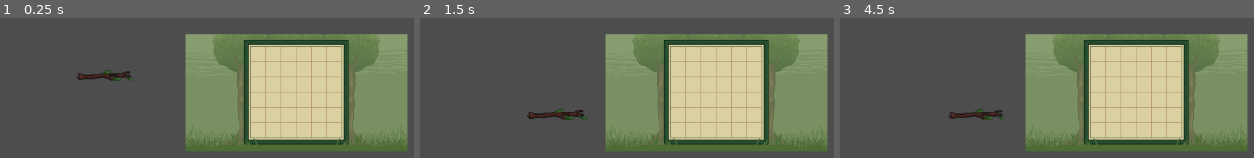
Above: before the commit, frames 1-3 (left to right).
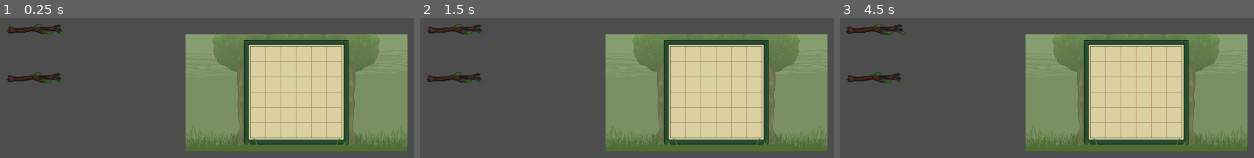
Above: after the commit, the same moments.

Repository: AlexReidNZ/Into-The-Pixie-Kingdom
Game: Godot game, scene res://Scenes/Puzzle/puzzle.tscn
Same seed, same stepped clock (60 frames per second), same inputs: the game is played once before the commit and once after it.
Inputs (mouse positions are in pixels of both pictures, inside the frame that each line leads up to):
- Up to frame 1 (0.25 s): no input
- Up to frame 2 (1.5 s): tap Enter at 0.5 s; move the mouse to (523, 75) at 0.52 s; press the mouse at (523, 75) at 0.53 s; tap Space at 1.25 s; move the mouse to (556, 114) at 1.27 s; release the mouse at (556, 114) at 1.28 s; click (556, 114) at 1.35 s
- Up to frame 3 (4.5 s): tap Enter at 2, 3.5 s; move the mouse to (outside the picture) at 2.02 s; press the mouse at (outside the picture) at 2.03 s; tap Space at 2.75, 4.25 s; move the mouse to (outside the picture) at 2.77 s; release the mouse at (outside the picture) at 2.78 s; click (outside the picture) at 2.85 s; move the mouse to (outside the picture) at 3.52 s; press the mouse at (outside the picture) at 3.53 s; move the mouse to (897, 25) at 4.27 s; release the mouse at (897, 25) at 4.28 s; click (897, 25) at 4.35 s

The runs differ from the first frame. In frame 1, 1.7% of the frame differs, in the area x 1-33%, y 4-47%; in frame 2, 1.8%; in frame 3, 1.8%, in the area x 1-40%, y 4-73%.

Commit message:
feat: add logic for checking valid position and snapping puzzle piece

Diff:
--- a/Scenes/Puzzle/puzzle.tscn
+++ b/Scenes/Puzzle/puzzle.tscn
@@ -1,10 +1,12 @@
-[gd_scene load_steps=7 format=3 uid="uid://bhs05ayfbjvxk"]
+[gd_scene load_steps=8 format=3 uid="uid://bhs05ayfbjvxk"]
 
 [ext_resource type="Script" path="res://Scripts/puzzle/puzzleManager.gd" id="1_5hm6r"]
 [ext_resource type="Texture2D" uid="uid://b3wxwjhe2nv4k" path="res://Sprites/Puzzle/ivypath frame02.png" id="1_ldf3w"]
 [ext_resource type="Script" path="res://Scripts/puzzle/PuzzleBlock.gd" id="4_e45fn"]
 [ext_resource type="Texture2D" uid="uid://ofny1pcydivk" path="res://Sprites/Puzzle/tiles/Twig2.png" id="5_jidqo"]
 [ext_resource type="PackedScene" uid="uid://dpbk473o0mgwi" path="res://Scenes/Puzzle/PuzzleSlot.tscn" id="5_q23f7"]
+
+[sub_resource type="CircleShape2D" id="CircleShape2D_5k6i8"]
 
 [sub_resource type="RectangleShape2D" id="RectangleShape2D_ja1nt"]
 
@@ -147,20 +149,122 @@
 texture = ExtResource("1_ldf3w")
 
 [node name="PuzzlePieceStraight" type="Node2D" parent="."]
-position = Vector2(300, 300)
+position = Vector2(200, 233)
 script = ExtResource("4_e45fn")
+
+[node name="GridColliders" type="Node2D" parent="PuzzlePieceStraight"]
+
+[node name="Collider1" type="Area2D" parent="PuzzlePieceStraight/GridColliders"]
+position = Vector2(-30, 0)
+collision_layer = 64
+collision_mask = 128
+
+[node name="CollisionShape2D" type="CollisionShape2D" parent="PuzzlePieceStraight/GridColliders/Collider1"]
+scale = Vector2(0.1, 0.1)
+shape = SubResource("CircleShape2D_5k6i8")
+debug_color = Color(0.981629, 0, 0.369384, 0.42)
+
+[node name="Collider2" type="Area2D" parent="PuzzlePieceStraight/GridColliders"]
+position = Vector2(-10, 0)
+collision_layer = 64
+collision_mask = 128
+
+[node name="CollisionShape2D" type="CollisionShape2D" parent="PuzzlePieceStraight/GridColliders/Collider2"]
+scale = Vector2(0.1, 0.1)
+shape = SubResource("CircleShape2D_5k6i8")
+debug_color = Color(0.981629, 0, 0.369384, 0.42)
+
+[node name="Collider3" type="Area2D" parent="PuzzlePieceStraight/GridColliders"]
+position = Vector2(10, 0)
+collision_layer = 64
+collision_mask = 128
+
+[node name="CollisionShape2D" type="CollisionShape2D" parent="PuzzlePieceStraight/GridColliders/Collider3"]
+scale = Vector2(0.1, 0.1)
+shape = SubResource("CircleShape2D_5k6i8")
+debug_color = Color(0.981629, 0, 0.369384, 0.42)
+
+[node name="Collider4" type="Area2D" parent="PuzzlePieceStraight/GridColliders"]
+position = Vector2(30, 0)
+collision_layer = 64
+collision_mask = 128
+
+[node name="CollisionShape2D" type="CollisionShape2D" parent="PuzzlePieceStraight/GridColliders/Collider4"]
+scale = Vector2(0.1, 0.1)
+shape = SubResource("CircleShape2D_5k6i8")
+debug_color = Color(0.981629, 0, 0.369384, 0.42)
 
 [node name="Sprite2D" type="Sprite2D" parent="PuzzlePieceStraight"]
 rotation = 1.5708
 texture = ExtResource("5_jidqo")
 
 [node name="Area2D" type="Area2D" parent="PuzzlePieceStraight"]
-collision_layer = 64
-collision_mask = 128
+collision_layer = 32
+collision_mask = 0
 
 [node name="CollisionShape2D" type="CollisionShape2D" parent="PuzzlePieceStraight/Area2D"]
 scale = Vector2(4, 1)
 shape = SubResource("RectangleShape2D_ja1nt")
 
+[node name="PuzzlePieceStraight2" type="Node2D" parent="."]
+position = Vector2(199, 303)
+script = ExtResource("4_e45fn")
+
+[node name="GridColliders" type="Node2D" parent="PuzzlePieceStraight2"]
+
+[node name="Collider1" type="Area2D" parent="PuzzlePieceStraight2/GridColliders"]
+position = Vector2(-30, 0)
+collision_layer = 64
+collision_mask = 128
+
+[node name="CollisionShape2D" type="CollisionShape2D" parent="PuzzlePieceStraight2/GridColliders/Collider1"]
+scale = Vector2(0.1, 0.1)
+shape = SubResource("CircleShape2D_5k6i8")
+debug_color = Color(0.981629, 0, 0.369384, 0.42)
+
+[node name="Collider2" type="Area2D" parent="PuzzlePieceStraight2/GridColliders"]
+position = Vector2(-10, 0)
+collision_layer = 64
+collision_mask = 128
+
+[node name="CollisionShape2D" type="CollisionShape2D" parent="PuzzlePieceStraight2/GridColliders/Collider2"]
+scale = Vector2(0.1, 0.1)
+shape = SubResource("CircleShape2D_5k6i8")
+debug_color = Color(0.981629, 0, 0.369384, 0.42)
+
+[node name="Collider3" type="Area2D" parent="PuzzlePieceStraight2/GridColliders"]
+position = Vector2(10, 0)
+collision_layer = 64
+collision_mask = 128
+
+[node name="CollisionShape2D" type="CollisionShape2D" parent="PuzzlePieceStraight2/GridColliders/Collider3"]
+scale = Vector2(0.1, 0.1)
+shape = SubResource("CircleShape2D_5k6i8")
+debug_color = Color(0.981629, 0, 0.369384, 0.42)
+
+[node name="Collider4" type="Area2D" parent="PuzzlePieceStraight2/GridColliders"]
+position = Vector2(30, 0)
+collision_layer = 64
+collision_mask = 128
+
+[node name="CollisionShape2D" type="CollisionShape2D" parent="PuzzlePieceStraight2/GridColliders/Collider4"]
+scale = Vector2(0.1, 0.1)
+shape = SubResource("CircleShape2D_5k6i8")
+debug_color = Color(0.981629, 0, 0.369384, 0.42)
+
+[node name="Sprite2D" type="Sprite2D" parent="PuzzlePieceStraight2"]
+rotation = 1.5708
+texture = ExtResource("5_jidqo")
+
+[node name="Area2D" type="Area2D" parent="PuzzlePieceStraight2"]
+collision_layer = 32
+collision_mask = 0
+
+[node name="CollisionShape2D" type="CollisionShape2D" parent="PuzzlePieceStraight2/Area2D"]
+scale = Vector2(4, 1)
+shape = SubResource("RectangleShape2D_ja1nt")
+
 [connection signal="mouse_entered" from="PuzzlePieceStraight/Area2D" to="PuzzlePieceStraight" method="_on_area_2d_mouse_entered"]
 [connection signal="mouse_exited" from="PuzzlePieceStraight/Area2D" to="PuzzlePieceStraight" method="_on_area_2d_mouse_exited"]
+[connection signal="mouse_entered" from="PuzzlePieceStraight2/Area2D" to="PuzzlePieceStraight2" method="_on_area_2d_mouse_entered"]
+[connection signal="mouse_exited" from="PuzzlePieceStraight2/Area2D" to="PuzzlePieceStraight2" method="_on_area_2d_mouse_exited"]
--- a/Scripts/puzzle/PuzzleBlock.gd
+++ b/Scripts/puzzle/PuzzleBlock.gd
@@ -2,16 +2,16 @@
 
 @onready var puzzleManager = $".."
 @onready var collider = $Area2D
+@onready var gridColliders = get_child(0).get_children()
 var draggable = false
 var is_droppable = false
 var body_Ref
+@onready var start_pos = global_position
 
 func  _process(delta: float) -> void:
 	if draggable:
 		if Input.is_action_just_pressed("click"): #Set slot taken to false for all colliding shapes
-			for slot in collider.get_overlapping_areas():
-				slot.slotTaken = false
-				print(str(slot.name," ",slot.slotTaken))
+			StartDrag()
 		if Input.is_action_pressed("click"):
 			global_position = get_global_mouse_position()
 		elif Input.is_action_just_released("click"):
@@ -30,7 +30,26 @@
 
 func DropPiece():
 	print("drag stopped")
-	for slot in collider.get_overlapping_areas():
-		slot.slotTaken = true
-		print(str(slot.name," ",slot.slotTaken))
+	if is_valid_position():
+		print("valid")
+		for area in gridColliders:
+			area.get_overlapping_areas()[0].slotTaken = true
+
+		global_position -= gridColliders[0].global_position - gridColliders[0].get_overlapping_areas()[0].global_position
+	else:
+		set_global_position(start_pos)
 	puzzleManager.is_dragging = false
+
+func StartDrag():
+	start_pos = global_position
+	for area in gridColliders:
+		if area.has_overlapping_areas(): #if piece is in the grid
+			area.get_overlapping_areas()[0].slotTaken = false
+
+func is_valid_position():
+	for area in gridColliders:
+		if !area.has_overlapping_areas(): #these colliders only detect grid squares, so this checks each spot is over a grid square
+			return false
+		elif area.get_overlapping_areas()[0].slotTaken: #if the slot it overlaps is already taken
+			return false
+	return true
--- a/Scripts/puzzle/puzzleManager.gd
+++ b/Scripts/puzzle/puzzleManager.gd
@@ -9,7 +9,7 @@
 		WinPuzzle()
 
 func WinPuzzle():
-	#TODO: puzzle won fucntionality
+	print("puzzle complete")
 	pass
 
 func PuzzleWon():
